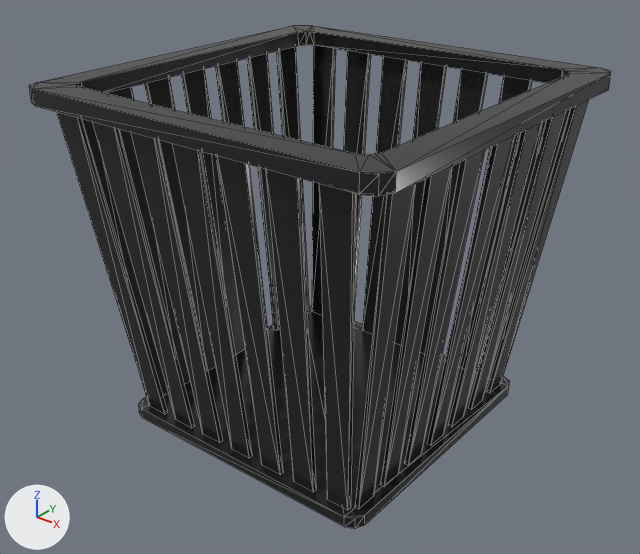
One commit to the FBX model Assets/GameAssets/Brazier/brazier.fbx: the scene before it, then after it.
The view is the same before and after, from a 50 mm camera at (0.596, -0.762, 0.647) aimed at (0.0, -0.016, 0.185). Every picture has the same lights, and +X, +Y and +Z are marked at lower left. Mesh edges are drawn as thin lines.

In view in the first picture: 'koksownik'.
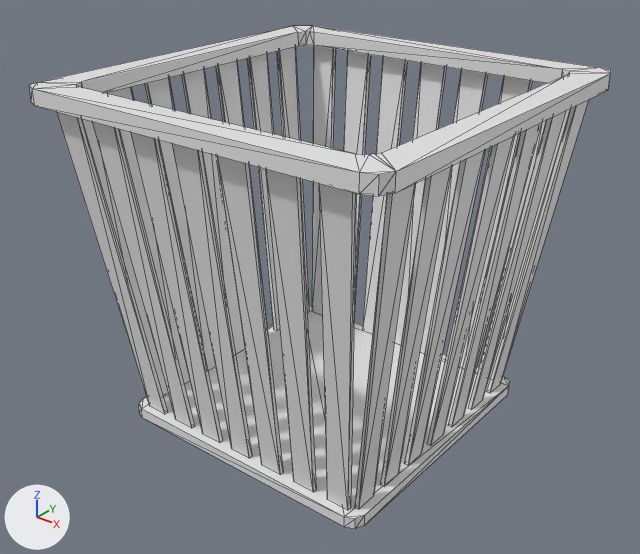
Edits to the bpy script that builds the scene:
```text
Change me_cube_001:
    where me_cube_001.from_pydata(...)  # 300 vertices, 362 faces; spans x -0.232..0.232, y -0.232..0.232, z 0.0..0.42
    remove me_cube_001.materials.append(mat_1mat)
```

Where the change shows, as pixel boxes [x1, y1, x2, y2] in the pictures (640 x 554 px):
'koksownik', recoloured (black to grey): [29, 25, 611, 529] in both
